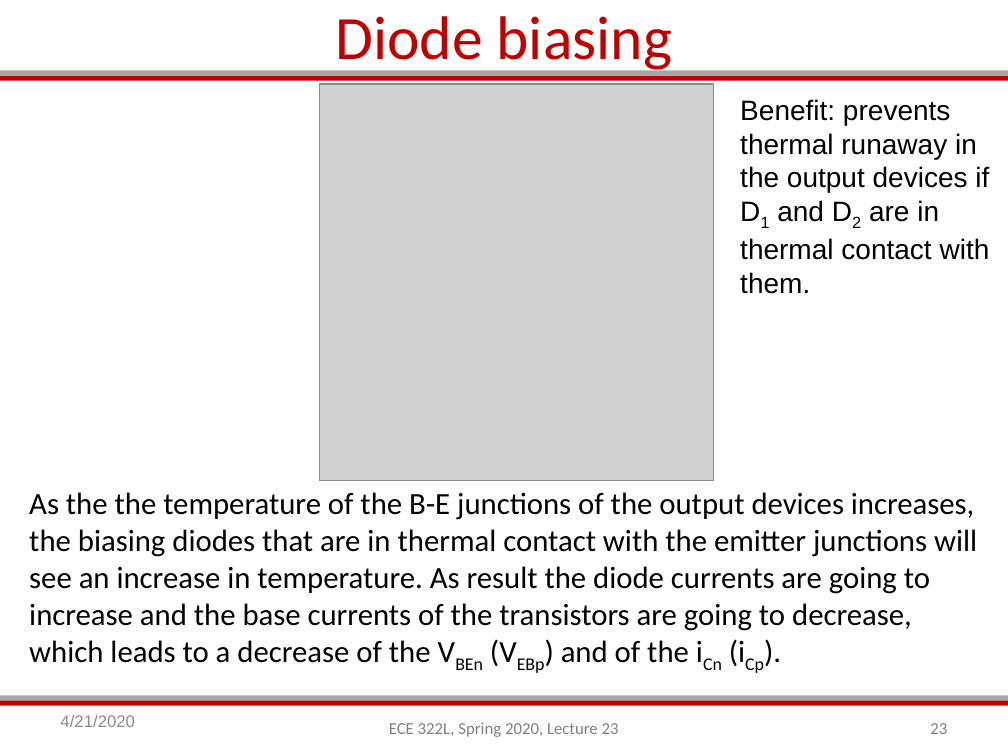
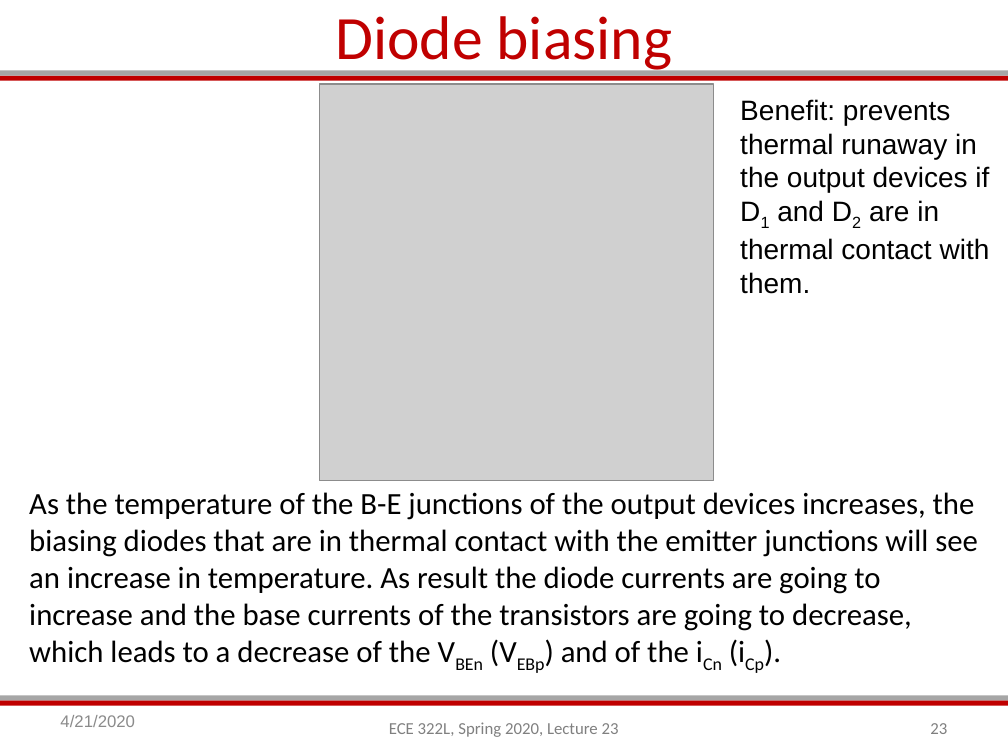
Before and after one commit to davidmkirby/Coursework, a slide deck: slide 23 of ECE322L - Electronics II/Lectures/L23/ECE322L_Lec23_ClassAB_ampl.pptx. Drawn at 1008x756 pixels with LibreOffice and Linux fonts; fonts in the diff are those of the drawing; grey boxes stand for pictures. Boxes give left, top, right and bottom in pixels: in the first picture for what was removed or moved away, otherwise in the second. Text is boxed around its words. In the diff, an @@ line names an element or a change of style, - is before the commit and + after.

```diff
--- a/ECE322L - Electronics II/Lectures/L23/ECE322L_Lec23_ClassAB_ampl.pptx
+++ b/ECE322L - Electronics II/Lectures/L23/ECE322L_Lec23_ClassAB_ampl.pptx
@@ text at box(29, 492, 978, 663): text changed @@
-As the the temperature of the B-E junctions of the output devices increases, the biasing diodes that are in thermal contact with the emitter junctions will see an increase in temperature. As result the diode currents are going to increase and the base currents of the transistors are going to decrease, which leads to a decrease of the VBEn (VEBp) and of the iCn (iCp).
+As the temperature of the B-E junctions of the output devices increases, the biasing diodes that are in thermal contact with the emitter junctions will see an increase in temperature. As result the diode currents are going to increase and the base currents of the transistors are going to decrease, which leads to a decrease of the VBEn (VEBp) and of the iCn (iCp).
```
Also in this commit, not shown: 1 other slide changed, 3 other files.
